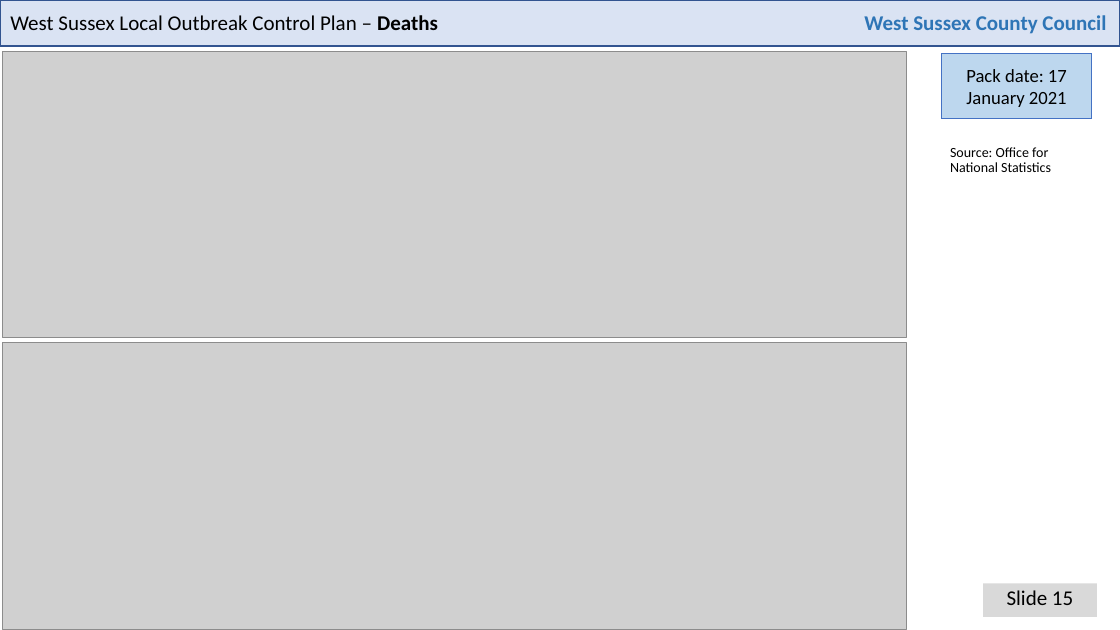
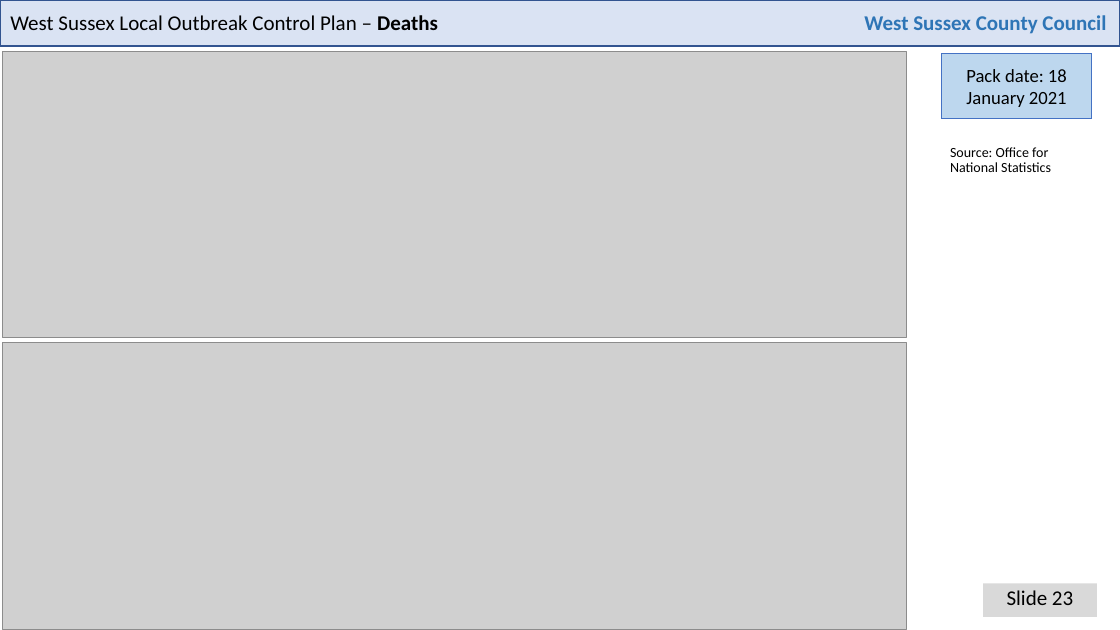
Before and after one commit to psychty/wsx_covid_datapack_public, a slide deck: slide 23 of Latest_West_Sussex_C19_slide_deck.pptx (slide 15 before the commit). Drawn at 1120x630 pixels with LibreOffice and Linux fonts; fonts in the diff are those of the drawing; grey boxes stand for pictures. Boxes give left, top, right and bottom in pixels: in the first picture for what was removed or moved away, otherwise in the second. Text is boxed around its words. In the diff, an @@ line names an element or a change of style, - is before the commit and + after.

```diff
--- a/Latest_West_Sussex_C19_slide_deck.pptx
+++ b/Latest_West_Sussex_C19_slide_deck.pptx
@@ text in rectangle at (x1=966, y1=69, x2=1067, y2=107): text changed @@
-Pack date: 17 January 2021
+Pack date: 18 January 2021
@@ text at (x1=1007, y1=590, x2=1073, y2=605): text changed @@
-Slide 15
+Slide 23
```
Also in this commit, not shown: 21 other slides changed, 1 slide added, 41 other files.
